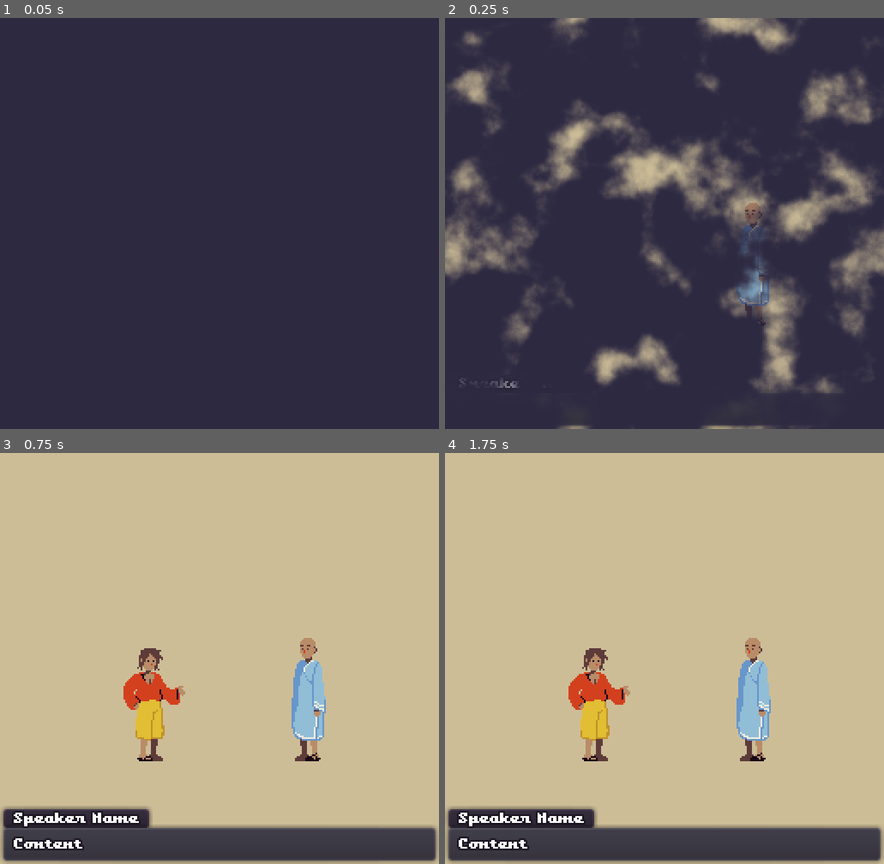
Above: before the commit, frames 1-4 (two rows, left to right).
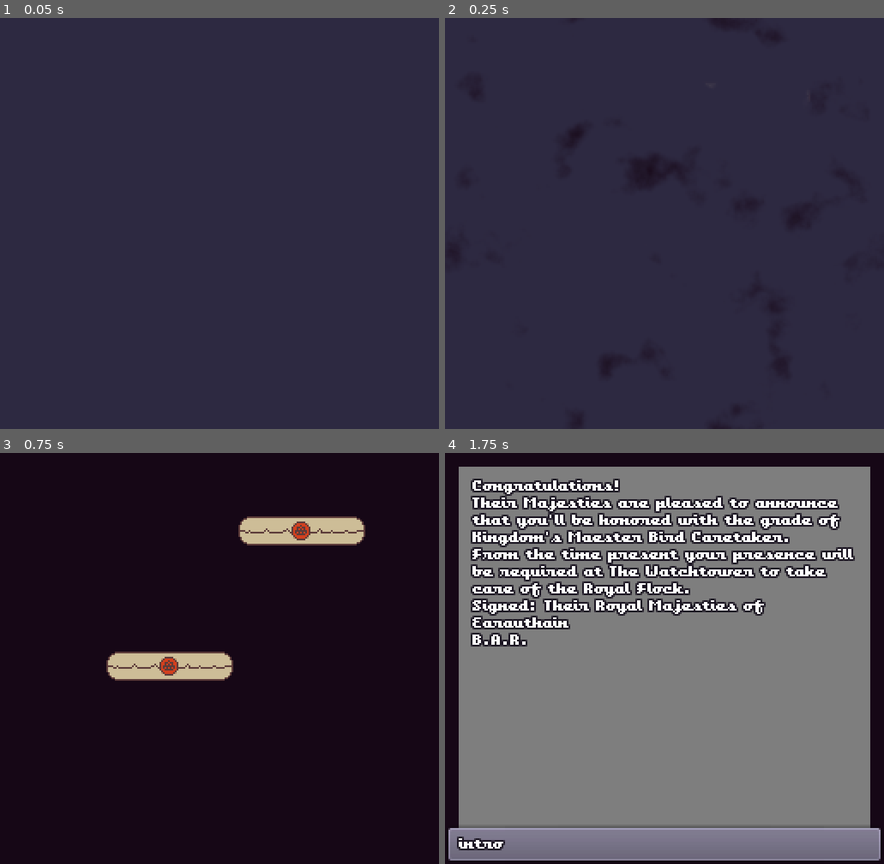
Above: after the commit, the same moments.

Repository: xphere/a-little-bird-told-me
Game: Godot game, scene res://src/game/game.tscn
The game is run twice, just before and just after one commit, with the same random seed, the same clock (stepped at 60 frames per second) and the same inputs. This scene is started directly instead of the project's main scene.
Inputs (mouse positions are in pixels of both pictures, inside the frame that each line leads up to):
- Up to frame 1 (0.05 s): no input
- Up to frame 2 (0.25 s): no input
- Up to frame 3 (0.75 s): tap Enter (ui_accept) at 0.5 s; move the mouse to (316, 637) at 0.52 s; click (316, 637) at 0.67 s
- Up to frame 4 (1.75 s): tap Enter (ui_accept) at 0.77, 1.25, 1.52 s; move the mouse to (576, 679) at 1.27 s; click (576, 679) at 1.42 s

Frame 1 is identical in both runs. In frame 2, 22% of the frame differs, in the area x 0-100%, y 0-100%; in frame 3, 97%; in frame 4, 100%.

Commit message:
+game: message box for reading letters

Diff:
--- a/objects/letters/letter.gd
+++ b/objects/letters/letter.gd
@@ -7,3 +7,7 @@
 func select(value: bool) -> void:
 	var shader_material : ShaderMaterial = $Sprite.material
 	shader_material.set_shader_param("enabled", value)
+
+
+func get_name_when_selected() -> String:
+	return letter_name
--- a/src/game/cursor.gd
+++ b/src/game/cursor.gd
@@ -3,7 +3,7 @@
 signal exited(node)
 signal entered(node)
 
-var selected : Node
+var selected : CollisionObject2D
 
 var _screen_ratio : Vector2
 
--- a/src/game/game.gd
+++ b/src/game/game.gd
@@ -14,12 +14,26 @@
 			node.modulate.a
 		)
 
+	if node.has_method("get_name_when_selected"):
+		$DialogBox.info(node.get_name_when_selected())
+
 	while true:
 		var exited : CanvasItem = yield($Cursor, "exited")
 		if exited == node:
 			break
 
+	if node.has_method("get_name_when_selected"):
+		$DialogBox.hide()
+
 	if node.has_method("select"):
 		node.select(false)
 	else:
 		node.modulate = previous_color
+
+
+func _input(event: InputEvent) -> void:
+	if event is InputEventMouseButton and not event.is_pressed():
+		var selected : Node = $Cursor.selected
+		if selected and $CloseUp/MailTray.is_a_parent_of(selected):
+			$Message.set_contents(selected.letter_content)
+			$Message.show()
--- a/src/game/game.tscn
+++ b/src/game/game.tscn
@@ -8,6 +8,7 @@
 [ext_resource path="res://src/game/desk.gd" type="Script" id=6]
 [ext_resource path="res://src/game/cursor.gd" type="Script" id=7]
 [ext_resource path="res://src/game/game.gd" type="Script" id=8]
+[ext_resource path="res://src/message-box/message.tscn" type="PackedScene" id=9]
 
 [node name="Game" type="Control"]
 anchor_right = 1.0
@@ -28,7 +29,6 @@
 scale = Vector2( -1, 1 )
 
 [node name="CloseUp" type="Control" parent="."]
-visible = false
 anchor_right = 1.0
 anchor_bottom = 1.0
 mouse_filter = 1
@@ -42,11 +42,27 @@
 
 [node name="Letter#1" parent="CloseUp/MailTray" instance=ExtResource( 5 )]
 position = Vector2( 99, 125 )
+letter_name = "intro"
+letter_content = "Congratulations!
+Their Majesties are pleased to announce that you'll be honored with the grade of Kingdom's Maester Bird Caretaker.
+From the time present your presence will be required at The Watchtower to take care of the Royal Flock.
+Signed: Their Royal Majesties of Earauthain
+B.A.R."
 
 [node name="Letter#2" parent="CloseUp/MailTray" instance=ExtResource( 5 )]
 position = Vector2( 176, 46 )
+letter_name = "intro"
+letter_content = "Congratulations!
+Their Majesties are pleased to announce that you'll be honored with the grade of Kingdom's Maester Bird Caretaker.
+From the time present your presence will be required at The Watchtower to take care of the Royal Flock.
+Signed: Their Royal Majesties of Earauthain
+B.A.R."
+
+[node name="Message" parent="." instance=ExtResource( 9 )]
+visible = false
 
 [node name="DialogBox" parent="." instance=ExtResource( 2 )]
+visible = false
 
 [node name="Cursor" type="Node2D" parent="."]
 script = ExtResource( 7 )
--- /dev/null
+++ b/src/message-box/message-box.gd
@@ -0,0 +1,5 @@
+extends Node
+
+
+func set_contents(contents: String) -> void:
+	$"%Label".text = contents
--- /dev/null
+++ b/src/message-box/message.tscn
@@ -0,0 +1,53 @@
+[gd_scene load_steps=4 format=2]
+
+[ext_resource path="res://src/message-box/message-box.gd" type="Script" id=1]
+
+[sub_resource type="OpenSimplexNoise" id=2]
+
+[sub_resource type="NoiseTexture" id=1]
+width = 1
+height = 1
+noise = SubResource( 2 )
+
+[node name="Message" type="MarginContainer"]
+anchor_right = 1.0
+anchor_bottom = 1.0
+custom_constants/margin_right = 8
+custom_constants/margin_top = 8
+custom_constants/margin_left = 8
+custom_constants/margin_bottom = 8
+script = ExtResource( 1 )
+
+[node name="Texture" type="NinePatchRect" parent="."]
+margin_left = 8.0
+margin_top = 8.0
+margin_right = 248.0
+margin_bottom = 232.0
+size_flags_horizontal = 3
+size_flags_vertical = 3
+texture = SubResource( 1 )
+
+[node name="Margins" type="MarginContainer" parent="."]
+margin_left = 8.0
+margin_top = 8.0
+margin_right = 248.0
+margin_bottom = 232.0
+custom_constants/margin_right = 8
+custom_constants/margin_top = 8
+custom_constants/margin_left = 8
+custom_constants/margin_bottom = 8
+
+[node name="Content" type="Control" parent="Margins"]
+margin_left = 8.0
+margin_top = 8.0
+margin_right = 232.0
+margin_bottom = 216.0
+__meta__ = {
+"_editor_description_": ""
+}
+
+[node name="Label" type="Label" parent="Margins/Content"]
+unique_name_in_owner = true
+anchor_right = 1.0
+anchor_bottom = 1.0
+autowrap = true
Binary file changed: objects/letters/rolled-paper.png
Binary file changed: objects/letters/sealed-letter.png
Not shown: 1 places in src/game/game.tscn that only renumber resources
